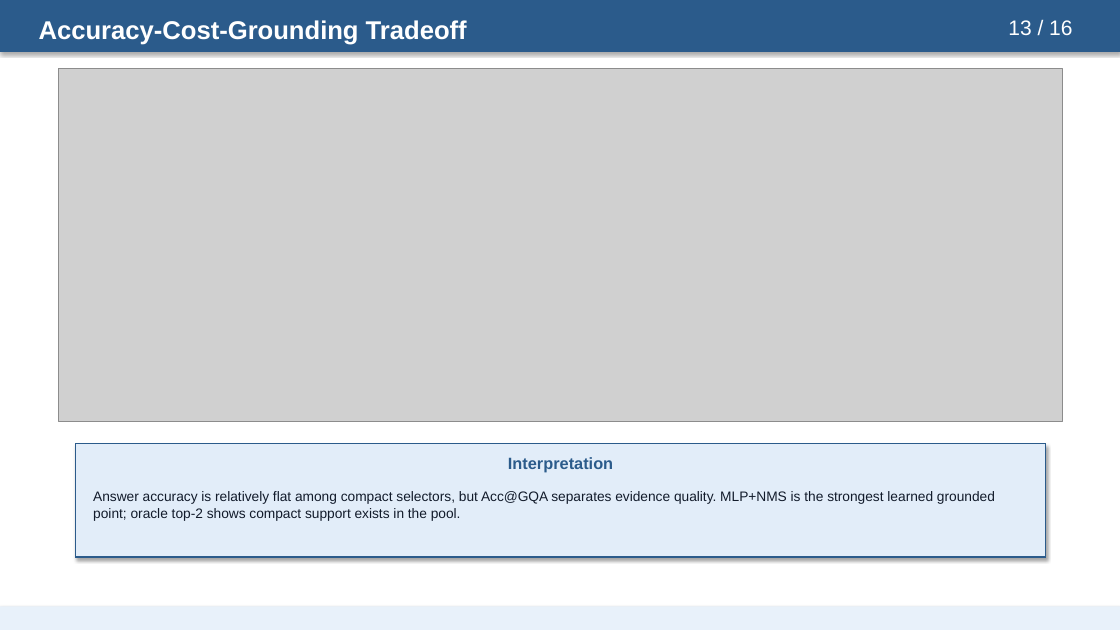
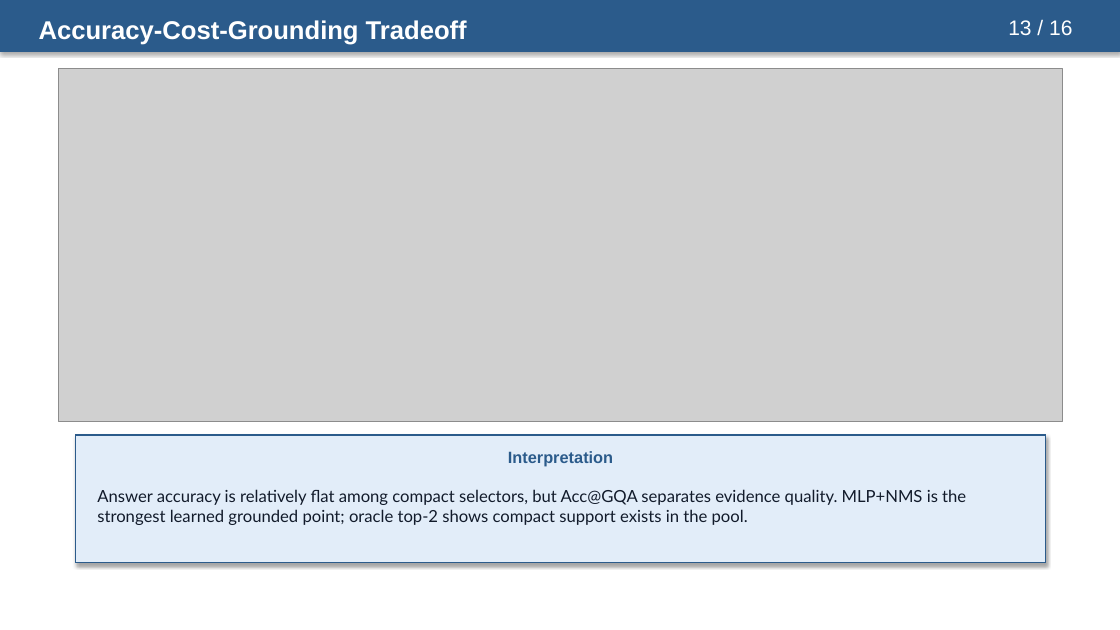
Before and after one commit to riteshthawkar/adaptive-evidence-grounded-videoqa, a slide deck: slide 13 of docs/presentation/adaptive_evidence_acquisition_grounded_videoqa_presentation.pptx. Drawn at 1120x630 pixels with LibreOffice and Linux fonts; fonts in the diff are those of the drawing; grey boxes stand for pictures. Boxes give left, top, right and bottom in pixels: in the first picture for what was removed or moved away, otherwise in the second. Text is boxed around its words. In the diff, an @@ line names an element or a change of style, - is before the commit and + after.

Commit message:
Polish presentation layout and closing slide

```diff
--- a/docs/presentation/adaptive_evidence_acquisition_grounded_videoqa_presentation.pptx
+++ b/docs/presentation/adaptive_evidence_acquisition_grounded_videoqa_presentation.pptx
@@ rectangle: place and size @@
-rectangle at bbox=[76, 444, 1046, 557]
+rectangle at bbox=[76, 435, 1046, 563]
@@ text "Interpretation": place and size @@
-text "Interpretation" at bbox=[508, 457, 613, 473]
+text "Interpretation" at bbox=[508, 451, 613, 466]
@@ text "Answer accuracy is relatively flat ..." at bbox=[97, 489, 966, 525]: size 11.8 to 14.3 pt, font Arial to Lato; more space between paragraphs @@
@@ rectangle removed at bbox=[0, 607, 1120, 630] @@
```
Also in this commit, not shown: 15 other slides changed.
